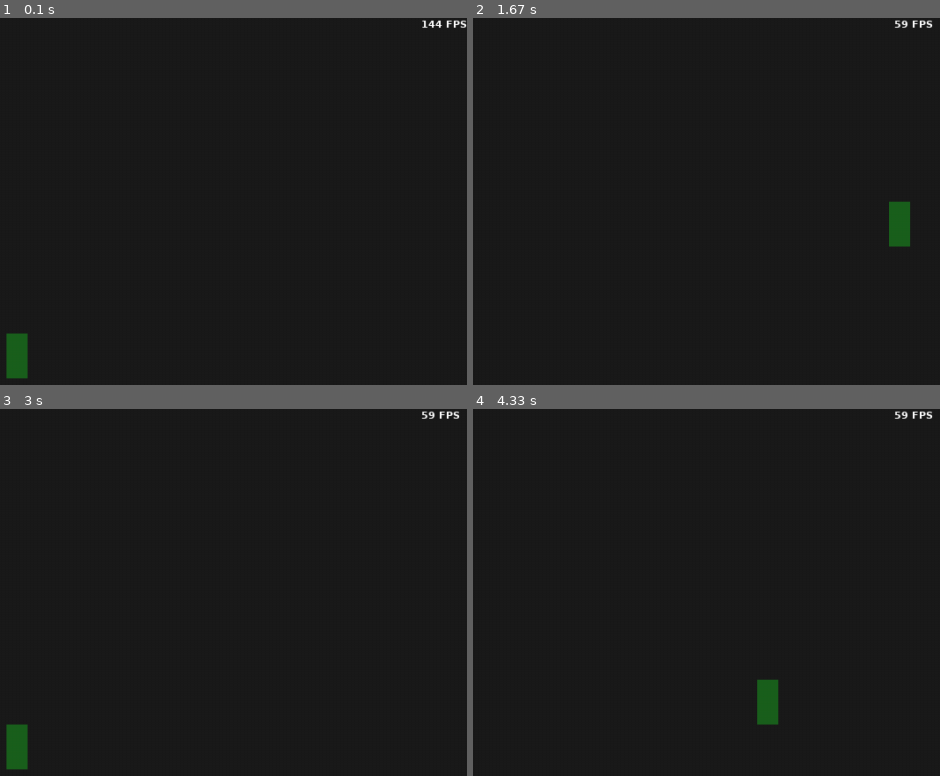
Above: before the commit, frames 1-4 (two rows, left to right).
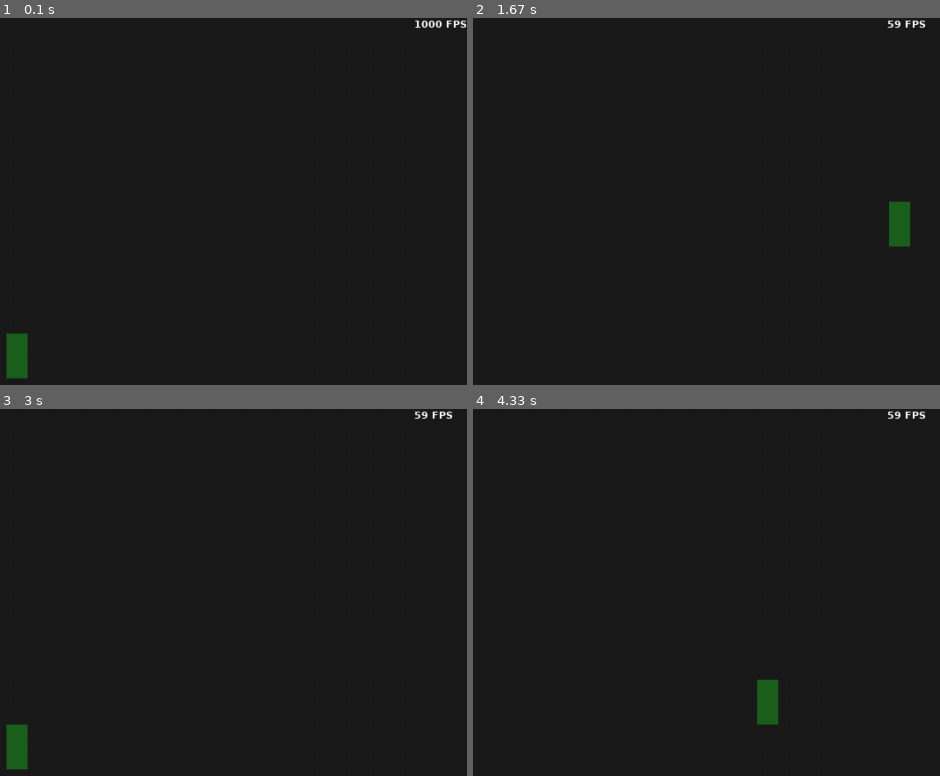
Above: after the commit, the same moments.

Repository: CSnackerman/pygame_starter
Game: pygame game, started from main.py
Same seed, same stepped clock (60 frames per second), same inputs: the game is played once before the commit and once after it.
Inputs:
- Up to frame 1 (0.1 s): no input
- Up to frame 2 (1.67 s): hold Right 0.33-0.8 s; hold Up 0.83-1.13 s; hold Right 1.17-1.63 s
- Up to frame 3 (3 s): hold Left 1.67-2.2 s; hold Down 2.23-2.53 s; hold Left 2.57-2.97 s
- Up to frame 4 (4.33 s): hold Up 3-3.37 s; hold Right 3.4-4.03 s; hold Down from 4.07 s (still down)

The runs differ from the first frame. In frame 1, less than 0.1% of the frame differs, in the area x 88-95%, y 0-3%; in frame 2, 0.1%, in the area x 88-99%, y 0-3%; in frame 3, 0.1%; in frame 4, 0.1%.

Commit message:
update fps display surface to hold 4 digits

Diff:
--- a/main.py
+++ b/main.py
@@ -73,7 +73,7 @@
 bold, antialias = True, True
 fps_font = pygame.font.SysFont ('Verdana', 11, bold)
 fps_font_color = Color (255, 255, 255)
-fps_text_surface = fps_font.render ('144 FPS', antialias, fps_font_color)
+fps_text_surface = fps_font.render ('1000 FPS', antialias, fps_font_color)
 fps_text_position_x = WIDTH - fps_text_surface.get_rect().width
 
 
